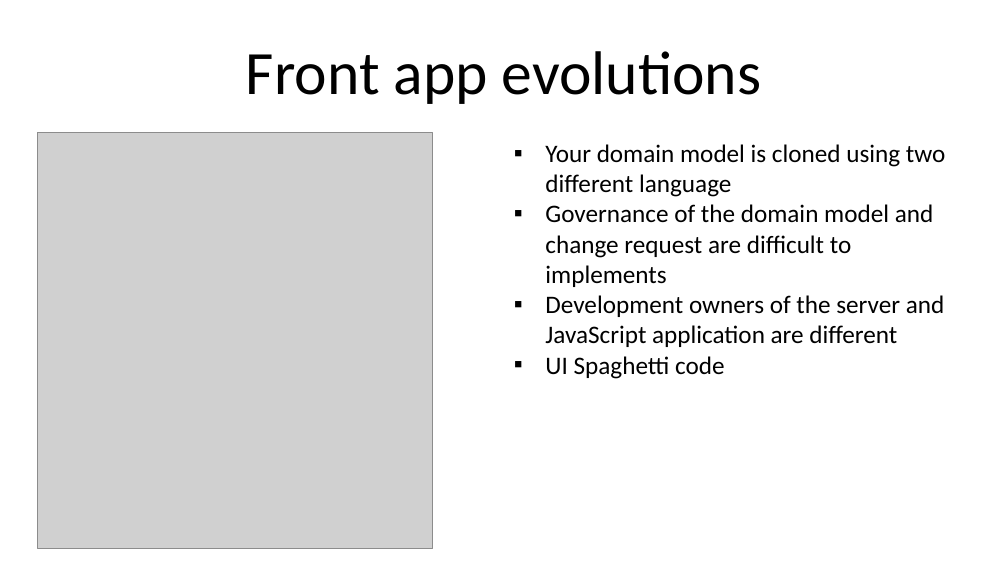
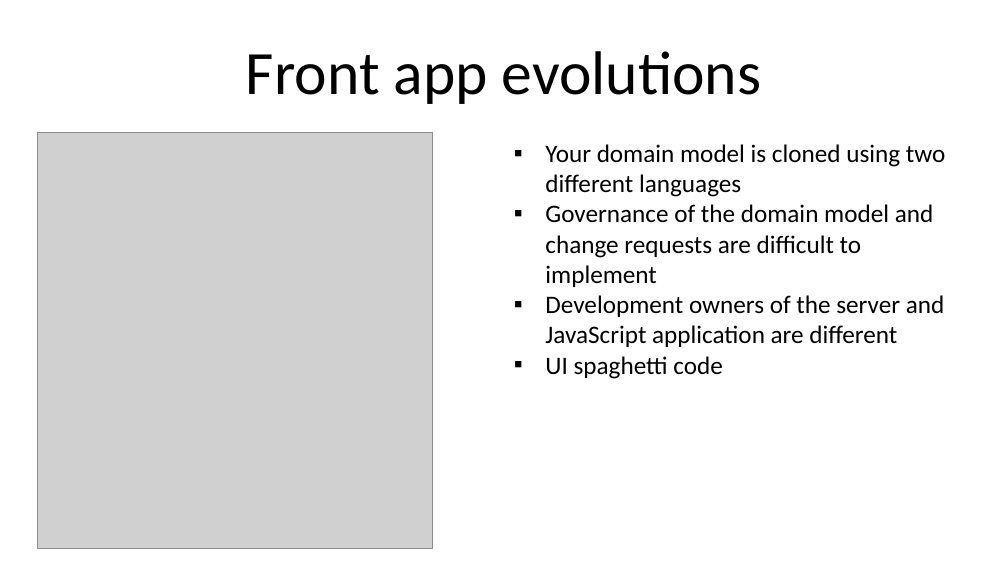
Before and after one commit to lesfurets/dOOv, a slide deck: slide 6 of doc/ppt/org_modelmap.pptx. Drawn at 1008x567 pixels with LibreOffice and Linux fonts; fonts in the diff are those of the drawing; grey boxes stand for pictures. Boxes give left, top, right and bottom in pixels: in the first picture for what was removed or moved away, otherwise in the second. Text is boxed around its words. In the diff, an @@ line names an element or a change of style, - is before the commit and + after.

```diff
--- a/doc/ppt/org_modelmap.pptx
+++ b/doc/ppt/org_modelmap.pptx
@@ text at [545,144,945,287]: text changed @@
-▪ Your domain model is cloned using two different language
-▪ Governance of the domain model and change request are difficult to implements
+▪ Your domain model is cloned using two different languages
+▪ Governance of the domain model and change requests are difficult to implement
@@ text at [545,356,722,379]: text changed @@
-▪ UI Spaghetti code
+▪ UI spaghetti code
```
Also in this commit, not shown: 1 other slide changed.
